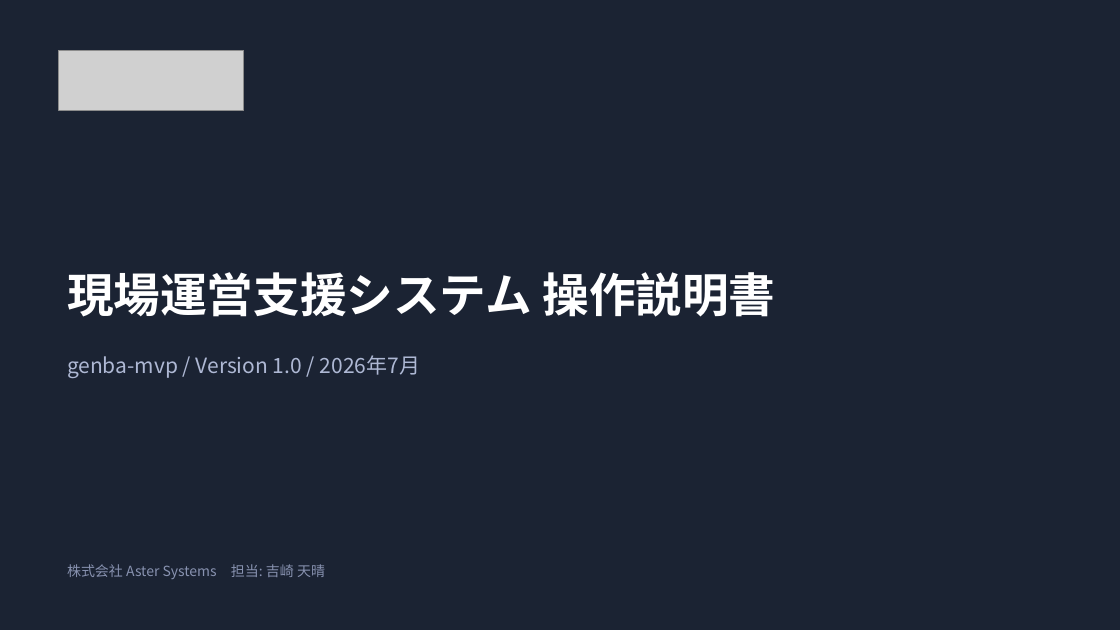
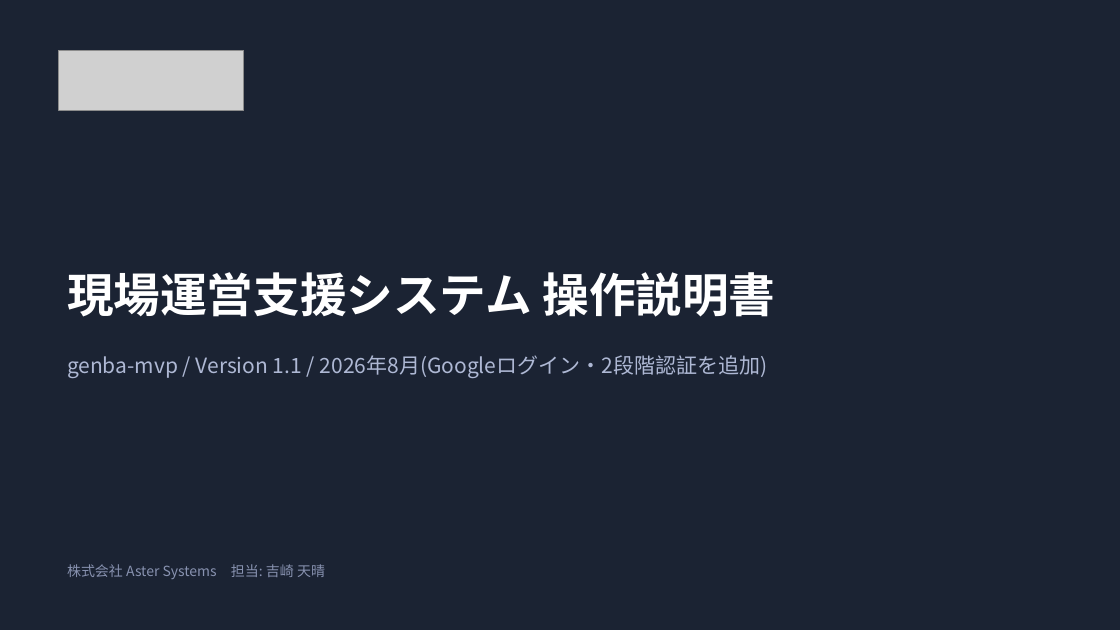
Before and after one commit to TAKAY0122/genba-mvp, a slide deck: slide 1 of docgen/操作説明書.pptx. Drawn at 1120x630 pixels with LibreOffice and Linux fonts; fonts in the diff are those of the drawing; grey boxes stand for pictures. Boxes give left, top, right and bottom in pixels: in the first picture for what was removed or moved away, otherwise in the second. Text is boxed around its words. In the diff, an @@ line names an element or a change of style, - is before the commit and + after.

```diff
--- a/docgen/操作説明書.pptx
+++ b/docgen/操作説明書.pptx
@@ text at box(67, 355, 768, 378): text changed @@
-genba-mvp / Version 1.0 / 2026年7月
+genba-mvp / Version 1.1 / 2026年8月(Googleログイン・2段階認証を追加)
```
Also in this commit, not shown: 12 other slides changed, 2 slides added, 27 other files.
